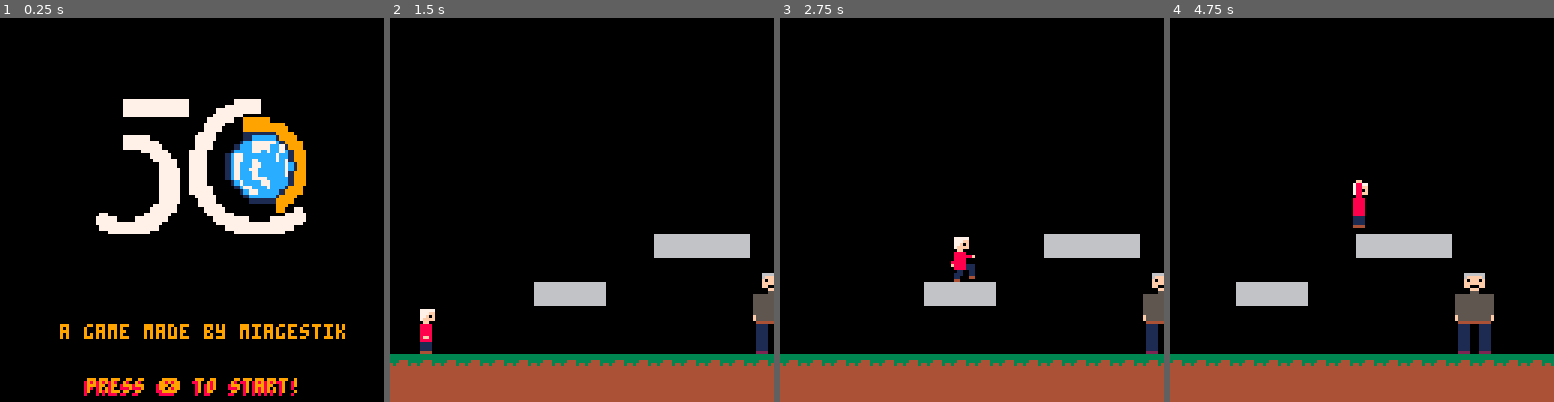
Above: before the commit, frames 1-4 (left to right).
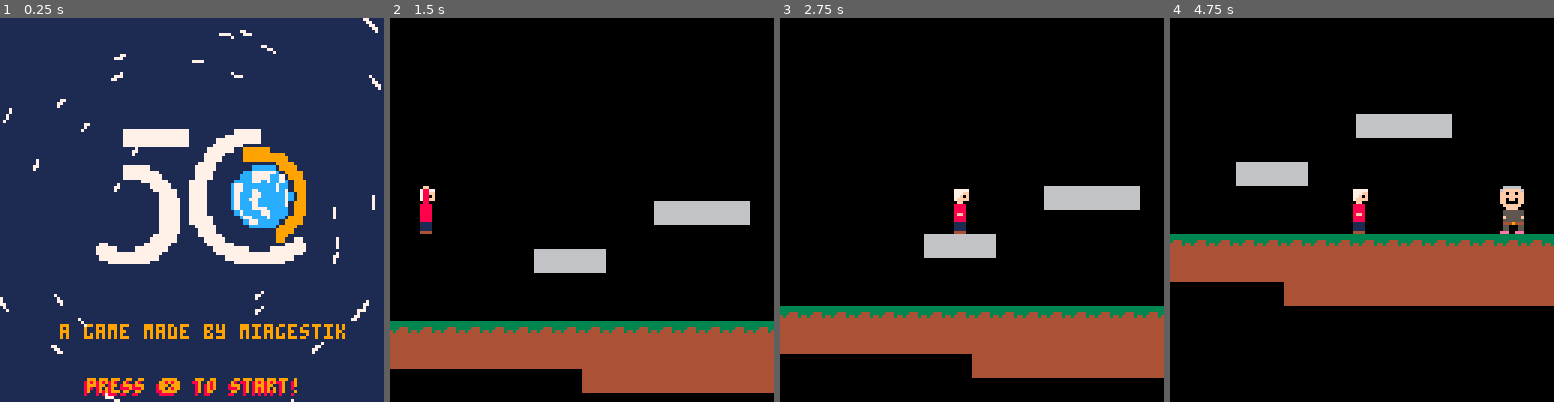
Above: after the commit, the same moments.

Repository: RemiFELIN/PICO8_SOPHIA_ANTIPOLIS
Game: PICO-8 cartridge miage.p8
Two runs of this game, one before a commit and one after it. Both use one fixed random seed, a clock stepped at 60 frames per second and the inputs below.
Inputs:
- Up to frame 1 (0.25 s): no input
- Up to frame 2 (1.5 s): tap X (X key) at 0.33, 1.07 s; tap O (Z key) at 0.7 s
- Up to frame 3 (2.75 s): hold Right 1.6-2.1 s; tap O (Z key) at 1.7, 2.1, 2.5 s; tap X (X key) at 1.85 s; hold Up 2.15-2.42 s; hold Right from 2.47 s (still down)
- Up to frame 4 (4.75 s): tap O (Z key) every 0.4 s from 2.9 to 4.5 s; tap X (X key) at 2.97, 4.08 s; release Right at 3.03 s; hold Left 3.08-3.58 s; hold Right 4.02-4.68 s; hold Up from 4.73 s (still down)

The runs differ from the first frame. In frame 1, 95% of the frame differs, in the area x 0-100%, y 0-100%; in frame 2, 23%; in frame 3, 29%; in frame 4, 35%.

Commit message:
ajout cam en fonction de y, interaction et plot

Diff:
--- a/miage.p8
+++ b/miage.p8
@@ -21,37 +22,26 @@
     falling=false,
     landed=false
   }
-  menez={
-    sp=9,--sprite du personnage
-    x=120,--position x initiale
-    y=85,--position y initiale
-    w=16,--width la largeur en pixel du perso
-    h=30,--height la hauteur en pixel du perso
-    flp=false,--flip, faux si vers la droite et vrai si vers la gauche
-    dx=0,--delta x, pour la vitesse de deplacement
-    dy=0,--delta y, pour la vitesse de saut/chute
-    max_dx=0,--vitesse max
-    max_dy=0,--vitesse max
-    acc=0.0,--acceleration, marche de pair avec delta x
-    boost=0,--  marche de pair avec delta y
-    anim=0,--animation , pour regler le temps entre chaque frame
-    running=false,
-    jumping=false,
-    falling=false,
-    landed=true
-  }
 --variable globale
   chrono=0 --sert pour animé le press x to play
   game_state="menu"
   gravity=0.3
   friction=0.85
+  interaction = false
+  start_bulle = false
+  button_was_pressed = false
 
   --simple camera
   cam_x=0
+  cam_y=0
 
   --map limits
   map_start=0
   map_end=1024
+
+  intro_init()
+
+
 end
 
 -->8
@@ -60,9 +50,17 @@
 function _update()
 
   if game_state == "menu" then
+    skydeg += 0.0005
     if (btn(5)) then
+      game_state = "plot"
+    end
+  end
+
+  if game_state == "plot" then
+    if (btn(4))  then
       game_state = "game"
     end
+
   end
 
   if game_state == "game" then
@@ -78,8 +76,35 @@
   if cam_x>map_end-128 then
      cam_x=map_end-128
   end
-  camera(cam_x,0)
+
+  cam_y=player.y-64+(player.h/2)
+  if cam_y<map_start then
+     cam_y=map_start
+  end
+  if cam_y>map_end-128 then
+     cam_y=map_end-128
+  end
+  camera(cam_x,cam_y)
  end
+
+function _draw()
+  cls()
+  --menu
+  if game_state == "menu" then
+    intro()
+  end
+
+  if game_state == "plot" then
+    plot()
+  end
+
+  if game_state == "game" then
+    map(0,0)
+    spr(player.sp,player.x,player.y,1,2,player.flp)
+    interaction_function()
+  end
+
+end
 
 
 -->8
@@ -115,9 +140,6 @@
  --pixels to tiles
  x1/=8    y1/=8
  x2/=8    y2/=8
-
- print(mget(x1,y1), 8, 7, 3)
-
 
  if fget(mget(x1,y1), flag)
  or fget(mget(x1,y2), flag)
@@ -137,6 +159,8 @@
   --physics
   player.dy+=gravity
   player.dx*=friction
+  interaction = false
+
 
   --controls
   if btn(0) and game_state == "game" then
@@ -160,7 +184,7 @@
   end
 
   --jump
-  if btnp(5) and game_state == "game"
+  if btnp(2) and game_state == "game"
   and player.landed then
     player.dy-=player.boost
     player.landed=false
@@ -202,6 +227,13 @@
     if collide_map(player,"right",1) then
       player.dx=0
     end
+
+  end
+
+  if collide_map(player,"right",2) or collide_map(player,"left",2) then
+    interaction = true
+  else
+    start_bulle = false
   end
 
   player.x+=player.dx
@@ -244,35 +277,25 @@
   return mid(-maximum,num,maximum)
 end
 
-
-function _draw()
-  cls()
-  --Menu
-  if game_state == "menu" then
-    intro()
-    -- rectfill(0,0,128,128,0)
-    -- print('a game by @miagestik',23,43,7)
-    -- print('press O button to start',14,63,7)
-    -- for i=0,15 do
-    --   spr(64,i*8,120)
-    -- end
-    -- spr(1,56,104,1,2)
-  end
-  if game_state == "game" then
-    map(0,0)
-    spr(player.sp,player.x,player.y,1,2,player.flp)
-    spr(menez.sp,menez.x,menez.y,2,4)
-  end
-
-end
-
-
+--dessine la MAGNIFIQUE intro
 function intro()
   titre="press ❎ to start!"
   chrono=(chrono+0.5)%10
- -- spr(128,39,45,64,32)
-  sspr(0, 64, 64, 32, 27,27,96,48) -- draw the 32 x 64 image from (0, 64) at screen location (27, 27) but stretched to 96 x 48
-  --print("50 ans de sophia",36,15,3)
+  rectfill(0,0,127,127,1)
+  for k,v in pairs(stars) do
+		for i=0,0.01,0.001 do
+ 		pset(
+ 			v[1]*cos(skydeg+i)-
+ 			v[2]*sin(skydeg+i)+
+ 			63.5,
+ 			v[2]*cos(skydeg+i)+
+ 			v[1]*sin(skydeg+i)+
+ 			63.5,
+ 			7
+ 		)
+ 		end
+  end
+  sspr(0, 64, 64, 32, 27,37,96,48) -- draw the 32 x 64 image from (0, 64) at screen location (27, 37) but stretched to 96 x 48
 	print("a game made by miagestik",20,102,9)
 	if (chrono<5) then
 		print(titre,28,121,8)
@@ -284,6 +307,70 @@
 end
 
 
+function round(var)
+  if var-flr(var)>=0.5 then
+   return ceil(var)
+  else
+   return flr(var)
+  end
+ end
+
+ --dessine la croix interactive
+function drawx(dx,dy)
+  print("❎",dx,dy,6)
+  rectfill(dx+1,dy,dx+4,dy+3,0)
+  print("❎",dx,dy-round(time()%1.05),7)
+ end
+
+
+ --pour faire les traits qui tourne
+function intro_init()
+	spsize = 64*sqrt(2)*2
+	stars = {}
+	for i=1,64 do
+		add(stars, {
+			rnd(spsize)-spsize/2,
+			rnd(spsize)-spsize/2
+		})
+	end
+	skydeg = 0
+end
+
+--gere la croix au dessus du pnj et des phrases
+function interaction_function()
+  if interaction and not start_bulle then
+    drawx(136,88)-- dessine au dessus du pnj, a changer en fonction de la place de menez
+  end
+  --bulle
+  if (btn(5) and interaction) then
+    start_bulle = true
+  end
+  if start_bulle then
+    if (chrono<50) then
+      print("salut buffa",136,88)
+    else
+      print("quoi de beau",136,88)
+    end
+  end
+end
+
+
+--Affichage du plot
+function plot()
+  rectfill(0,0,127,127,1)
+  print(" adolf hitler, the leader of\n germany nazi party,\n was one of the most powerful\n and notorious dictators of\n the 20th century.\n hitler capitalized on\n economic woes, popular\n discontent and political\n infighting to take absolute\n power in germany beginning\n in 1933. germany invasion of\n poland in 1939 led to the\n outbreak of World War ii,\n and by 1941 nazi forces had\n occupied much of Europe.\n ",8,16,7)
+end
+
+--Equivalent de la fonction sleep
+function wait(a)
+  for i = 1,a do
+    flip()
+  end
+end
+…(4 lines of a section not shown)…
 
 
 
@@ -379,7 +466,7 @@
 
 
 __gff__
-0000000000000000000000000000000000000000000000000000000000000000000000000000000000000000000000000000000000000000000000000000000003030100000000000000000000000000000000000000000000000000000000000000000000000000000000000000000000000000000000000000000000000000
+0000000000000000000404000000000000000000000000000004000000000000000000000000000000000000000000000000000000000000000000000000000003030100000000000000000000000000000000000000000000000000000000000000000000000000000000000000000000000000000000000000000000000000
 0000000000000000000000000000000000000000000000000000000000000000000000000000000000000000000000000000000000000000000000000000000000000000000000000000000000000000000000000000000000000000000000000000000000000000000000000000000000000000000000000000000000000000
 __map__
 0000000000000000000000000000000000000000000000000000000000000000000000000000000000000000000000000000000000000000000000000000000000000000000000000000000000000000000000000000000000000000000000000000000000000000000000000000000000000000000000000000000000000000
@@ -392,9 +479,10 @@
 0000004343434343000000000000000000000000000000000000000000000000000000000000000000000000000000000000000000000000000000000000000000000000000000000000000000000000000000000000000000000000000000000000000000000000000000000000000000000000000000000000000000000000
 0043434343434343434343434343434300000000000000000000000000000000000000000000000000000000000000000000000000000000000000000000000000000000000000000000000000000000000000000000000000000000000000000000000000000000000000000000000000000000000000000000000000000000
 0000000000000000000000424242420000000000000000000000000000000000000000000000000000000000000000000000000000000000000000000000000000000000000000000000000000000000000000000000000000000000000000000000000000000000000000000000000000000000000000000000000000000000
-0000000000004444444400000000000000000000000000000000000000000000000000000000000000000000000000000000000000000000000000000000000000000000000000000000000000000000000000000000000000000000000000000000000000000000000000000000000000000000000000000000000000000000
-0000000000004242420000000000000000000000000000000000000000000000000000000000000000000000000000000000000000000000000000000000000000000000000000000000000000000000000000000000000000000000000000000000000000000000000000000000000000000000000000000000000000000000
-0000000000000000000000000000000000000000000000000000000000000000000000000000000000000000000000000000000000000000000000000000000000000000000000000000000000000000000000000000000000000000000000000000000000000000000000000000000000000000000000000000000000000000
-0000000000000000000000000000000000000000000000000000000000000000000000000000000000000000000000000000000000000000000000000000000000000000000000000000000000000000000000000000000000000000000000000000000000000000000000000000000000000000000000000000000000000000
+00000000000044444444000000000000000a0b00000000000000000000000000000000000000000000000000000000000000000000000000000000000000000000000000000000000000000000000000000000000000000000000000000000000000000000000000000000000000000000000000000000000000000000000000
+000000000000424242000000000000000a0a0a00000000000000000000000000000000000000000000000000000000000000000000000000000000000000000000000000000000000000000000000000000000000000000000000000000000000000000000000000000000000000000000000000000000000000000000000000
+0000000000000000000000000000000a0a090a0a000000000000000000000000000000000000000000000000000000000000000000000000000000000000000000000000000000000000000000000000000000000000000000000000000000000000000000000000000000000000000000000000000000000000000000000000
+00000000000000000000000000000a0a0a190a0a0a0000000000000000000000000000000000000000000000000000000000000000000000000000000000000000000000000000000000000000000000000000000000000000000000000000000000000000000000000000000000000000000000000000000000000000000000
 4040404040404040404040404040404040404040000000000000000000000000000000000000000000000000000000000000000000000000000000000000000000000000000000000000000000000000000000000000000000000000000000000000000000000000000000000000000000000000000000000000000000000000
 4141414141414141414141414141414141414141000000000000000000000000000000000000000000000000000000000000000000000000000000000000000000000000000000000000000000000000000000000000000000000000000000000000000000000000000000000000000000000000000000000000000000000000
+0000000000000000414141414141414141414141000000000000000000000000000000000000000000000000000000000000000000000000000000000000000000000000000000000000000000000000000000000000000000000000000000000000000000000000000000000000000000000000000000000000000000000000
Not shown, changed: 27 lines of the sprite sheet (__gfx__) section of miage.p8
